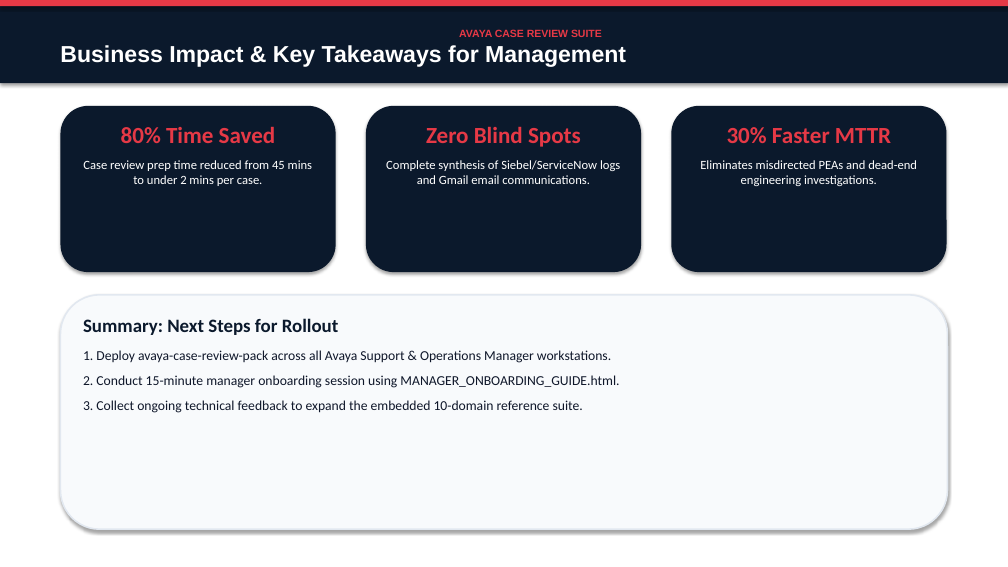
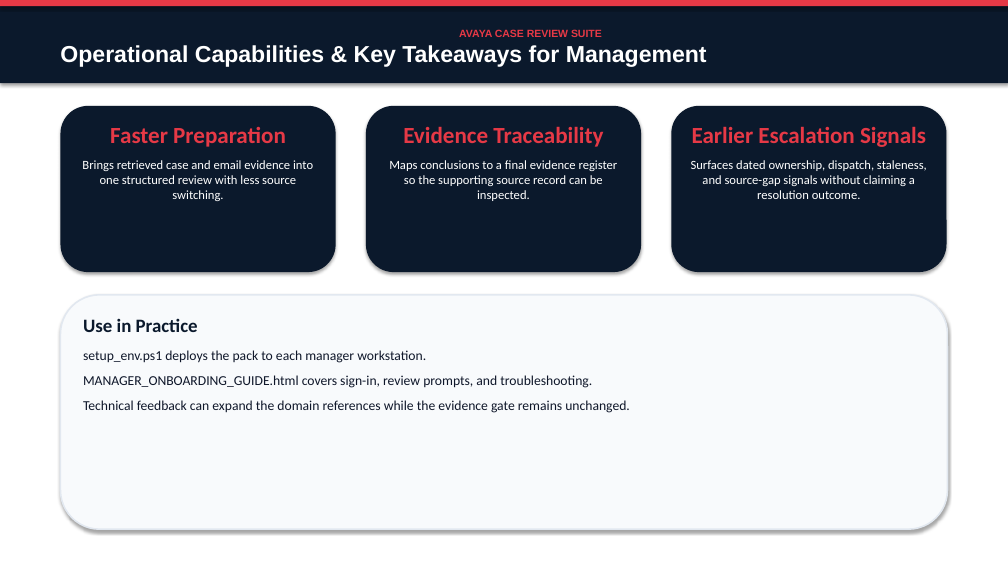
Before and after one commit to avayahmao/avaya-case-review-pack, a slide deck: slide 12 of docs/Avaya_Case_Review_Suite_Presentation.pptx. Drawn at 1008x567 pixels with LibreOffice and Linux fonts; fonts in the diff are those of the drawing. Boxes give left, top, right and bottom in pixels: in the first picture for what was removed or moved away, otherwise in the second. Text is boxed around its words. In the diff, an @@ line names an element or a change of style, - is before the commit and + after.

```diff
--- a/docs/Avaya_Case_Review_Suite_Presentation.pptx
+++ b/docs/Avaya_Case_Review_Suite_Presentation.pptx
@@ text in rectangle at (x1=60, y1=45, x2=707, y2=67): text changed @@
-Business Impact & Key Takeaways for Management
+Operational Capabilities & Key Takeaways for Management
@@ text at (x1=82, y1=127, x2=313, y2=201): text changed @@
-80% Time Saved
-Case review prep time reduced from 45 mins to under 2 mins per case.
+Faster Preparation
+Brings retrieved case and email evidence into one structured review with less source switching.
@@ text at (x1=389, y1=126, x2=618, y2=201): text changed @@
-Zero Blind Spots
-Complete synthesis of Siebel/ServiceNow logs and Gmail email communications.
+Evidence Traceability
+Maps conclusions to a final evidence register so the supporting source record can be inspected.
@@ text at (x1=691, y1=126, x2=927, y2=199): text changed @@
-30% Faster MTTR
-Eliminates misdirected PEAs and dead-end engineering investigations.
+Earlier Escalation Signals
+Surfaces dated ownership, dispatch, staleness, and source-gap signals without claiming a resolution outcome.
@@ text at (x1=83, y1=318, x2=630, y2=413): text changed @@
-Summary: Next Steps for Rollout
-1. Deploy avaya-case-review-pack across all Avaya Support & Operations Manager workstations.
-2. Conduct 15-minute manager onboarding session using MANAGER_ONBOARDING_GUIDE.html.
-3. Collect ongoing technical feedback to expand the embedded 10-domain reference suite.
+Use in Practice
+setup_env.ps1 deploys the pack to each manager workstation.
+MANAGER_ONBOARDING_GUIDE.html covers sign-in, review prompts, and troubleshooting.
+Technical feedback can expand the domain references while the evidence gate remains unchanged.
```
Also in this commit, not shown: 10 other slides changed, 1 other file.
